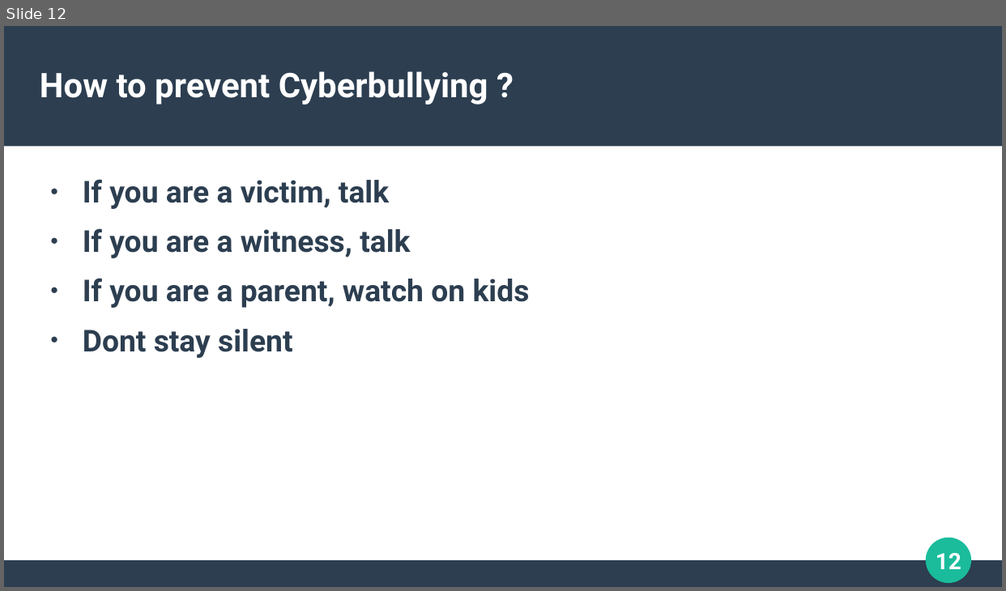
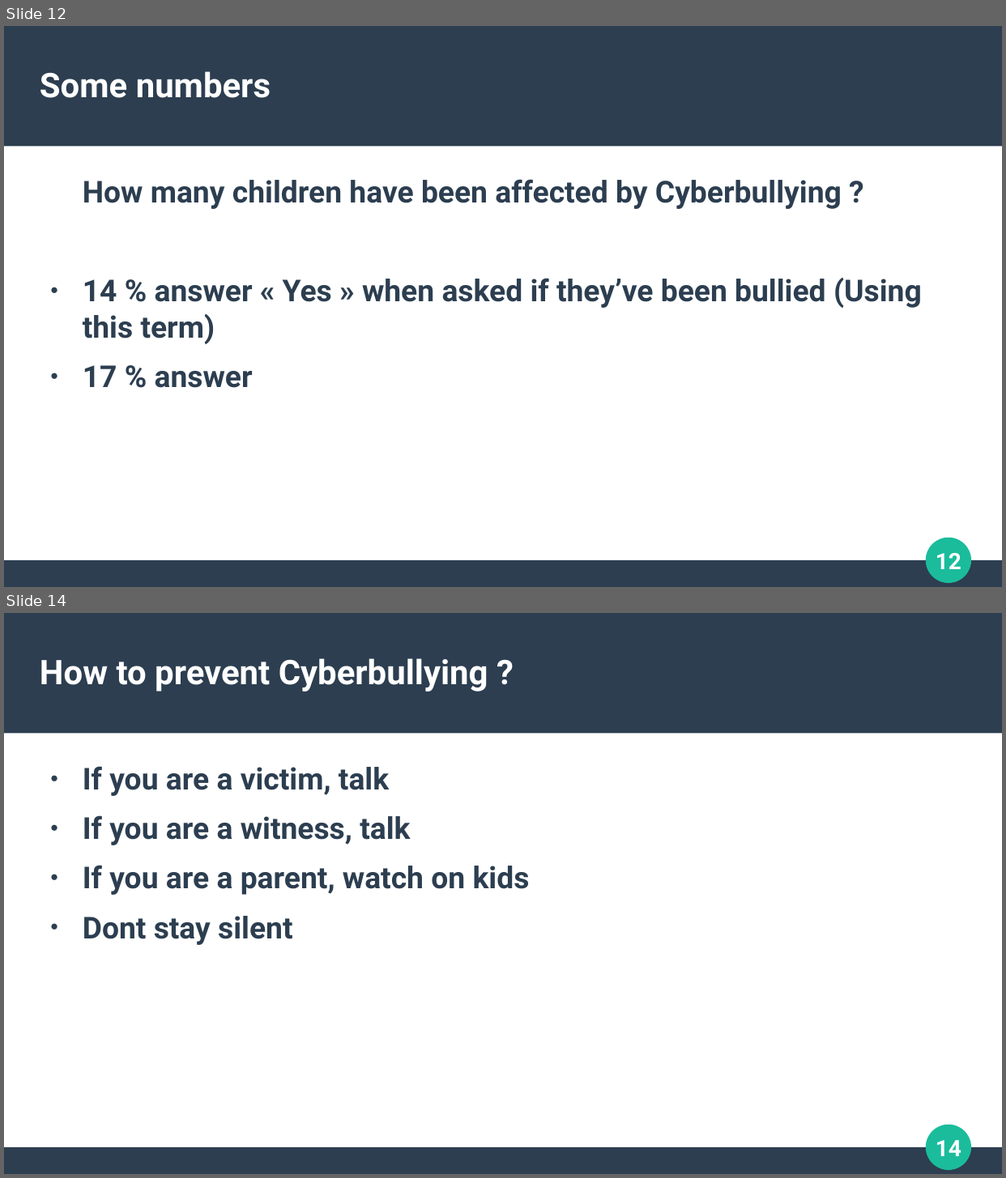
Before and after one commit to WilliamMagalhaesMonteiro/oralAnglaisM1, a slide deck: Présentation Anglais M1.odp. Shown one above the other, each under a label of ours: slide 12 before the commit, slides 12 and 14 after it; the slides between them are not shown. The pictures are 1006x591 and 1006x1178 pixels, drawn with LibreOffice and Linux fonts; fonts in the diff are those of the drawing. Boxes give left, top, right and bottom in pixels: in the first picture for what was removed or moved away, otherwise in the second. Text is boxed around its words. In the diff, an @@ line names an element or a change of style, - is before the commit and + after.

```diff
--- a/Présentation Anglais M1.odp
+++ b/Présentation Anglais M1.odp
@@ slide 12 added at [4,26,1002,587], background #FFFFFF; not listed: 4 template elements that a slide beside it also shows @@
@@ title added at [40,71,270,98], 27 pt, text #FFFFFF, bold @@
+Some numbers
@@ text added at [83,179,922,388], 24 pt, text #2C3E50, bold @@
+How many children have been affected by Cyberbullying ?
+● 14 % answer « Yes » when asked if they’ve been bullied (Using this term)
+● 17 % answer
@@ what was slide 12 is now slide 14 @@
@@ page number at [936,1140,961,1157]: text changed @@
-12
+14
```
Also in this commit, not shown: 1 other slide added, 1 other file.
